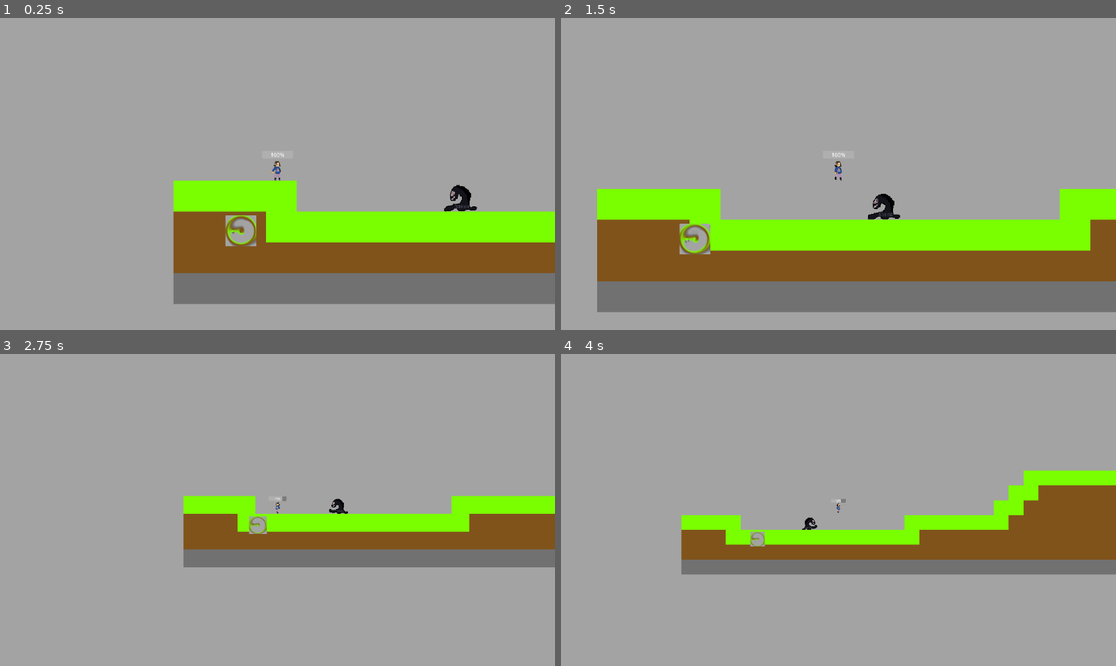
Above: before the commit, frames 1-4 (two rows, left to right).
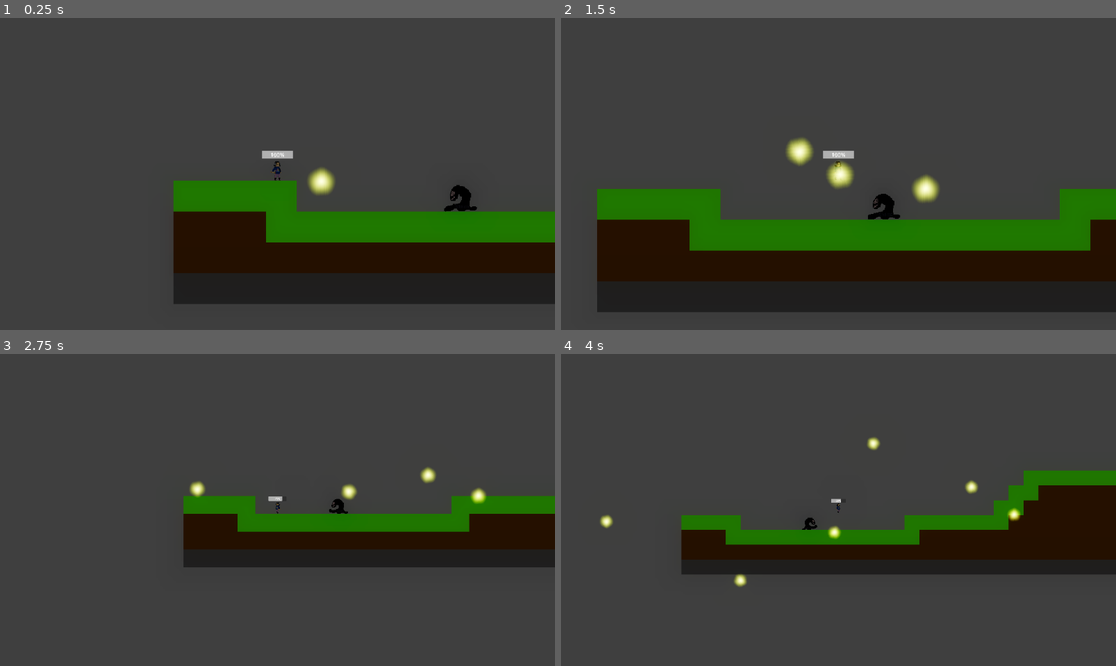
Above: after the commit, the same moments.

Repository: Hetkinsonn/a_lovely_playlist
Game: Godot game, scene res://Scenes/test_room.tscn
The game is run twice, just before and just after one commit, with the same random seed, the same clock (stepped at 60 frames per second) and the same inputs.
Inputs (mouse positions are in pixels of both pictures, inside the frame that each line leads up to):
- Up to frame 1 (0.25 s): no input
- Up to frame 2 (1.5 s): tap Enter (ui_accept) at 0.5, 0.77 s; move the mouse to (960, 158) at 0.52 s; hold Right (ui_right) from 0.53 s (still down); click (960, 158) at 0.6 s; move the mouse to (727, 189) at 1.27 s; click (727, 189) at 1.35 s
- Up to frame 3 (2.75 s): tap Enter (ui_accept) at 1.52 s; move the mouse to (333, 441) at 2.02 s; release Right (ui_right) at 2.03 s; hold Left (ui_left) from 2.03 s (still down); hold Mouse wheel down (mmb_down) from 2.03 s (still down); click (333, 441) at 2.3 s
- Up to frame 4 (4 s): move the mouse to (810, 572) at 2.77 s; release Left (ui_left) at 2.78 s; release Mouse wheel down (mmb_down) at 2.78 s; hold Right (ui_right) from 2.78 s (still down); tap Mouse wheel up (mmb_up) at 2.85 s; tap Enter (ui_accept) at 3.02, 3.77 s; click (810, 572) at 3.05 s; move the mouse to (1005, 556) at 3.52 s; click (1005, 556) at 3.6 s

The runs differ from the first frame. In frame 1, 100% of the frame differs, in the area x 0-100%, y 0-100%; in frame 2, 100%; in frame 3, 100%; in frame 4, 100%.

Commit message:
0.0.1.3 VFX update 1

Diff:
--- /dev/null
+++ b/Images/shell.tres
@@ -0,0 +1,12 @@
+[gd_resource type="GradientTexture2D" load_steps=2 format=3 uid="uid://c2m30dhaw4dir"]
+
+[sub_resource type="Gradient" id="Gradient_jccea"]
+interpolation_mode = 2
+colors = PackedColorArray(0.982747, 1, 0.723958, 1, 0.90625, 1, 0, 0)
+
+[resource]
+gradient = SubResource("Gradient_jccea")
+fill = 1
+fill_from = Vector2(0.5, 0.5)
+fill_to = Vector2(0.5, 0)
+metadata/_snap_enabled = true
--- a/Other/shell.gdshader
+++ b/Other/shell.gdshader
@@ -1,13 +1,9 @@
 shader_type canvas_item;
 
-uniform sampler2D SCREEN_TEXTURE : hint_screen_texture, filter_linear_mipmap;
-uniform sampler2D curve;
+uniform float speed = 0.0;
+uniform float height = 20.0;
 
 void fragment() {
-	vec2 vecToCenter = vec2(0.5,0.5) - UV;
-	float distToCenter = length(vecToCenter);
-	float curveVal = texture(curve,vec2(distToCenter)).r;
-	vec2 diff = normalize(vecToCenter) * 0.6 * curveVal;
-	COLOR = texture(SCREEN_TEXTURE,SCREEN_UV - diff);
-
+	vec4 test = texture(TEXTURE,UV + vec2(0,sin(TIME*speed+UV.x*12.5)/height));
+	COLOR = test;
 }
--- /dev/null
+++ b/Other/shell.tres
@@ -0,0 +1,8 @@
+[gd_resource type="ShaderMaterial" load_steps=2 format=3 uid="uid://b5ho76xxaoaly"]
+
+[ext_resource type="Shader" path="res://Other/shell.gdshader" id="1_mshfl"]
+
+[resource]
+shader = ExtResource("1_mshfl")
+shader_parameter/speed = 5.0
+shader_parameter/height = 50.0
--- a/Scenes/Liya.tscn
+++ b/Scenes/Liya.tscn
@@ -110,16 +110,6 @@
 "speed": 5.0
 }]
 
-[sub_resource type="Gradient" id="Gradient_pfpco"]
-colors = PackedColorArray(1, 1, 1, 1, 1, 1, 1, 0)
-
-[sub_resource type="GradientTexture2D" id="GradientTexture2D_iunpy"]
-gradient = SubResource("Gradient_pfpco")
-fill = 1
-fill_from = Vector2(0.2, 0.5)
-fill_to = Vector2(1, 0.5)
-metadata/_snap_enabled = true
-
 [node name="LiyaPlayer" type="CharacterBody2D"]
 script = ExtResource("1_vecxo")
 
@@ -137,26 +127,10 @@
 [node name="Camera2D" type="Camera2D" parent="."]
 process_callback = 0
 
-[node name="HealthBar" type="ProgressBar" parent="."]
-offset_left = -32.0
-offset_top = -48.0
-offset_right = 618.0
-offset_bottom = 115.0
-scale = Vector2(0.0984167, 0.0984167)
-theme_override_font_sizes/font_size = 116
-step = 1.0
-
-[node name="PointLight2D" type="PointLight2D" parent="."]
-visible = false
-position = Vector2(0, -8)
-scale = Vector2(1.23938, 0.55838)
-shadow_enabled = true
-shadow_color = Color(0, 0, 0, 1)
-texture = SubResource("GradientTexture2D_iunpy")
-offset = Vector2(51.6385, 0)
-texture_scale = 2.97
-
 [node name="GUI" type="Control" parent="."]
+light_mask = 2
+visibility_layer = 2
+z_index = 2
 layout_mode = 3
 anchors_preset = 8
 anchor_left = 0.5
@@ -170,3 +144,15 @@
 grow_horizontal = 2
 grow_vertical = 2
 pivot_offset = Vector2(576, 320)
+
+[node name="HealthBar" type="ProgressBar" parent="GUI"]
+layout_mode = 0
+offset_left = 544.0
+offset_top = 272.0
+offset_right = 1194.0
+offset_bottom = 435.0
+scale = Vector2(0.0984167, 0.0984167)
+theme_override_font_sizes/font_size = 116
+step = 1.0
+
+[node name="RotPo" type="Node2D" parent="."]
--- /dev/null
+++ b/Scenes/explosion.tscn
@@ -0,0 +1,34 @@
+[gd_scene load_steps=6 format=3 uid="uid://b32xn1ur06pes"]
+
+[ext_resource type="Texture2D" uid="uid://c2m30dhaw4dir" path="res://Images/shell.tres" id="1_2i2pn"]
+[ext_resource type="Script" path="res://Scripts/explosion.gd" id="2_qmdwi"]
+
+[sub_resource type="Curve" id="Curve_wo7gb"]
+_data = [Vector2(0.280952, 1), 0.0, 0.103928, 0, 0, Vector2(0.680952, 0.426415), -3.16981, -3.16981, 0, 0, Vector2(1, 0), 0.0, 0.0, 0, 0]
+point_count = 3
+
+[sub_resource type="CurveTexture" id="CurveTexture_vpvip"]
+curve = SubResource("Curve_wo7gb")
+
+[sub_resource type="ParticleProcessMaterial" id="ParticleProcessMaterial_2frpk"]
+lifetime_randomness = 0.3
+particle_flag_disable_z = true
+angle_min = -180.0
+angle_max = 180.0
+direction = Vector3(10, 0, 0)
+spread = 180.0
+initial_velocity_min = 150.0
+initial_velocity_max = 300.0
+gravity = Vector3(0, 0, 0)
+scale_curve = SubResource("CurveTexture_vpvip")
+
+[node name="Explosion" type="GPUParticles2D"]
+emitting = false
+amount = 25
+process_material = SubResource("ParticleProcessMaterial_2frpk")
+texture = ExtResource("1_2i2pn")
+lifetime = 1.5
+one_shot = true
+explosiveness = 1.0
+fixed_fps = 45
+script = ExtResource("2_qmdwi")
--- a/Scenes/shell.tscn
+++ b/Scenes/shell.tscn
@@ -1,40 +1,22 @@
-[gd_scene load_steps=9 format=3 uid="uid://da2xt52l7xcyj"]
+[gd_scene load_steps=5 format=3 uid="uid://da2xt52l7xcyj"]
 
 [ext_resource type="Script" path="res://Scripts/shell.gd" id="1_q1enl"]
-[ext_resource type="Shader" path="res://Other/shell.gdshader" id="2_qep7t"]
-
-[sub_resource type="Curve" id="Curve_g66op"]
-min_value = -1.0
-_data = [Vector2(0, 0), 0.0, 0.0, 0, 0, Vector2(0.25969, -0.690566), 0.0, 0.0, 0, 0, Vector2(0.639535, 0.516981), 0.0, 0.0, 0, 0]
-point_count = 3
-
-[sub_resource type="CurveTexture" id="CurveTexture_lglo7"]
-curve = SubResource("Curve_g66op")
-
-[sub_resource type="ShaderMaterial" id="ShaderMaterial_euxnl"]
-shader = ExtResource("2_qep7t")
-shader_parameter/curve = SubResource("CurveTexture_lglo7")
-
-[sub_resource type="Gradient" id="Gradient_jccea"]
-interpolation_mode = 2
-colors = PackedColorArray(0.982747, 1, 0.723958, 1, 0.90625, 1, 0, 0)
-
-[sub_resource type="GradientTexture2D" id="GradientTexture2D_s2k8u"]
-gradient = SubResource("Gradient_jccea")
-fill = 1
-fill_from = Vector2(0.5, 0.5)
-fill_to = Vector2(0.5, 0)
-metadata/_snap_enabled = true
+[ext_resource type="Material" uid="uid://b5ho76xxaoaly" path="res://Other/shell.tres" id="2_8lrdv"]
+[ext_resource type="Texture2D" uid="uid://c2m30dhaw4dir" path="res://Images/shell.tres" id="3_a6v1v"]
 
 [sub_resource type="CircleShape2D" id="CircleShape2D_ycdgi"]
 radius = 24.0
 
 [node name="Shell" type="CharacterBody2D"]
 script = ExtResource("1_q1enl")
+wave_width = 5.0
+wave_height = 15.0
 
 [node name="Texture" type="Sprite2D" parent="."]
-material = SubResource("ShaderMaterial_euxnl")
-texture = SubResource("GradientTexture2D_s2k8u")
+modulate = Color(2, 2, 0, 1)
+self_modulate = Color(0.875, 1, 0, 1)
+material = ExtResource("2_8lrdv")
+texture = ExtResource("3_a6v1v")
 
 [node name="Collision" type="CollisionShape2D" parent="."]
 visible = false
--- a/Scenes/test_room.tscn
+++ b/Scenes/test_room.tscn
@@ -29,6 +29,16 @@
 physics_layer_0/collision_layer = 1
 sources/0 = SubResource("TileSetAtlasSource_6lxuf")
 
+[sub_resource type="Environment" id="Environment_yloh2"]
+background_mode = 3
+tonemap_mode = 3
+glow_enabled = true
+glow_levels/3 = 0.0
+glow_levels/4 = 3.5
+glow_levels/5 = 0.85
+glow_bloom = 0.12
+glow_blend_mode = 0
+
 [node name="TestRoom" type="Node2D"]
 
 [node name="Plohie_chuvstva" parent="." instance=ExtResource("2_vjks2")]
@@ -51,4 +61,15 @@
 layer_0/tile_data = PackedInt32Array(524291, 0, 0, 589827, 0, 0, 589828, 0, 0, 524290, 0, 0, 524289, 0, 0, 524288, 0, 0 …(3247 unchanged characters)…
 
 [node name="Shell" parent="." instance=ExtResource("4_mfmlf")]
-position = Vector2(128, 616)
+z_index = 1
+position = Vector2(232, 488)
+
+[node name="ColorRect" type="ColorRect" parent="."]
+offset_left = -824.0
+offset_top = -704.0
+offset_right = 3360.0
+offset_bottom = 1200.0
+color = Color(0, 0, 0, 0.631373)
+
+[node name="WorldEnvironment" type="WorldEnvironment" parent="."]
+environment = SubResource("Environment_yloh2")
--- a/Scripts/Liya.gd
+++ b/Scripts/Liya.gd
@@ -1,12 +1,14 @@
 extends CharacterBody2D
 
 @onready var anim = $AnimatedSprite2D
-@onready var HB = $HealthBar
+@onready var HB = $GUI/HealthBar
 @onready var d = Dialogs
 @onready var cam = $Camera2D
 
 const SPEED = 300.0
 const JUMP_VELOCITY = -300.0
+
+var shell = preload("res://Scenes/shell.tscn")
 
 var gravity = ProjectSettings.get_setting("physics/2d/default_gravity")
 var jj = true #double jump
@@ -21,7 +23,6 @@
 	pass
 
 func _process(delta):
-	$PointLight2D.look_at(get_global_mouse_position())
 	camera_smoothing()
 	HB.value = Health
 	if Health < 1:
@@ -62,6 +63,7 @@
 	move_and_slide()
 
 func _input(event):
+	$RotPo.look_at(get_global_mouse_position())
 	if Input.is_action_pressed("mmb_up"):
 		$Camera2D.zoom.x *= 1.2
 		$Camera2D.zoom.y *= 1.2
@@ -69,7 +71,10 @@
 		$Camera2D.zoom.x /= 1.2
 		$Camera2D.zoom.y /= 1.2
 	if Input.is_action_just_pressed("lbm"):
-		pass
+		var si = shell.instantiate()
+		si.position = global_position
+		si.rotation = $RotPo.global_rotation
+		get_tree().current_scene.add_child(si)
 
 func _exit_tree():
 	get_tree().change_scene_to_file("res://Scenes/test_room.tscn")
--- /dev/null
+++ b/Scripts/explosion.gd
@@ -0,0 +1,6 @@
+extends GPUParticles2D
+
+func _ready():
+	emitting = true
+	await get_tree().create_timer(3).timeout
+	queue_free()
--- a/Scripts/shell.gd
+++ b/Scripts/shell.gd
@@ -3,12 +3,24 @@
 @export var wave_width : float
 @export var wave_height : float
 
+var explosion = preload("res://Scenes/explosion.tscn")
+
 var time : float
 var y
+
+func death():
+	var ei = explosion.instantiate()
+	ei.position = global_position
+	get_tree().current_scene.add_child(ei)
+
+func _ready():
+	await get_tree().create_timer(5).timeout
+	death()
+	queue_free()
 
 func _process(delta):
 	time += delta
 	y = sin(time*wave_width)*wave_height
-	print(y)
-	velocity = Vector2(50,y)
+	move_local_x(5)
+	move_local_y(y/5)
 	move_and_slide()
--- a/project.godot
+++ b/project.godot
@@ -80,6 +80,4 @@
 [rendering]
 
 textures/canvas_textures/default_texture_filter=0
-renderer/rendering_method="gl_compatibility"
-renderer/rendering_method.mobile="gl_compatibility"
 environment/defaults/default_clear_color=Color(0.640625, 0.640625, 0.640625, 1)
Not shown: 1 places in Scenes/Liya.tscn that only renumber resources
Not shown: 1 places in Scenes/test_room.tscn that only renumber resources
